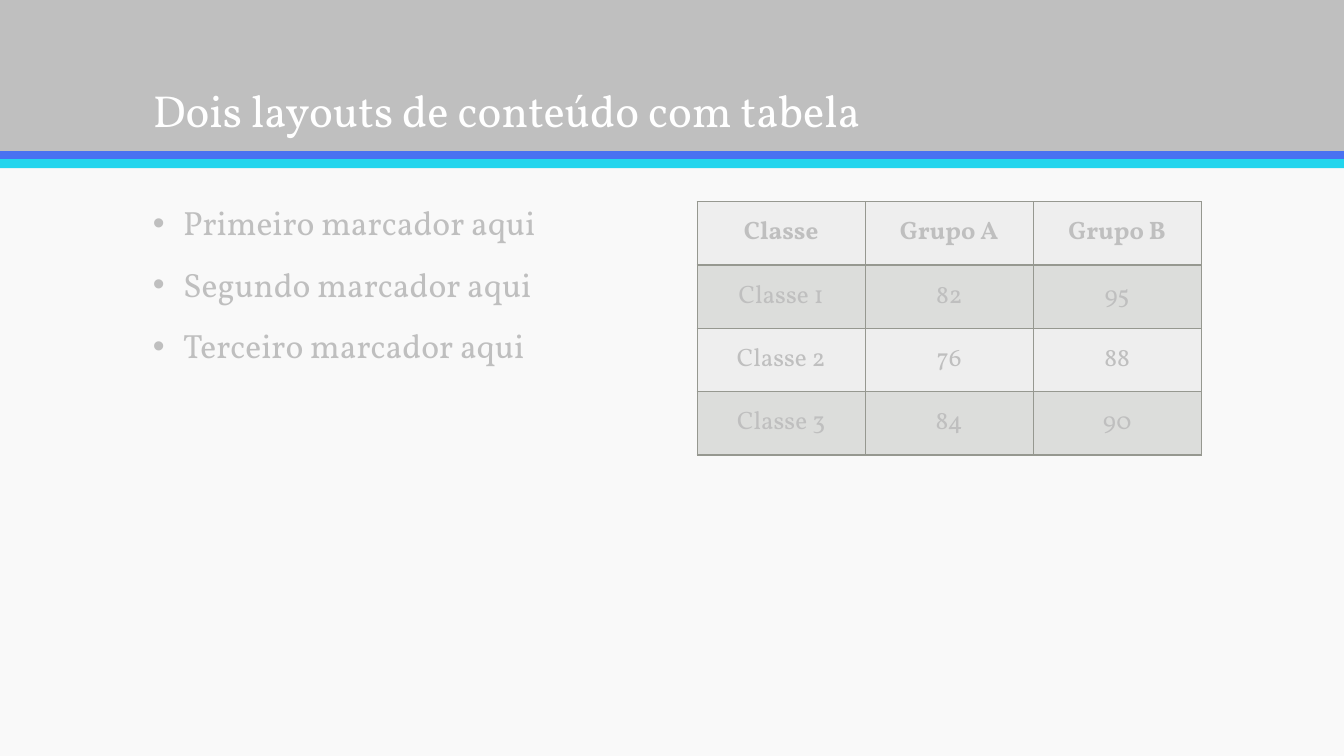
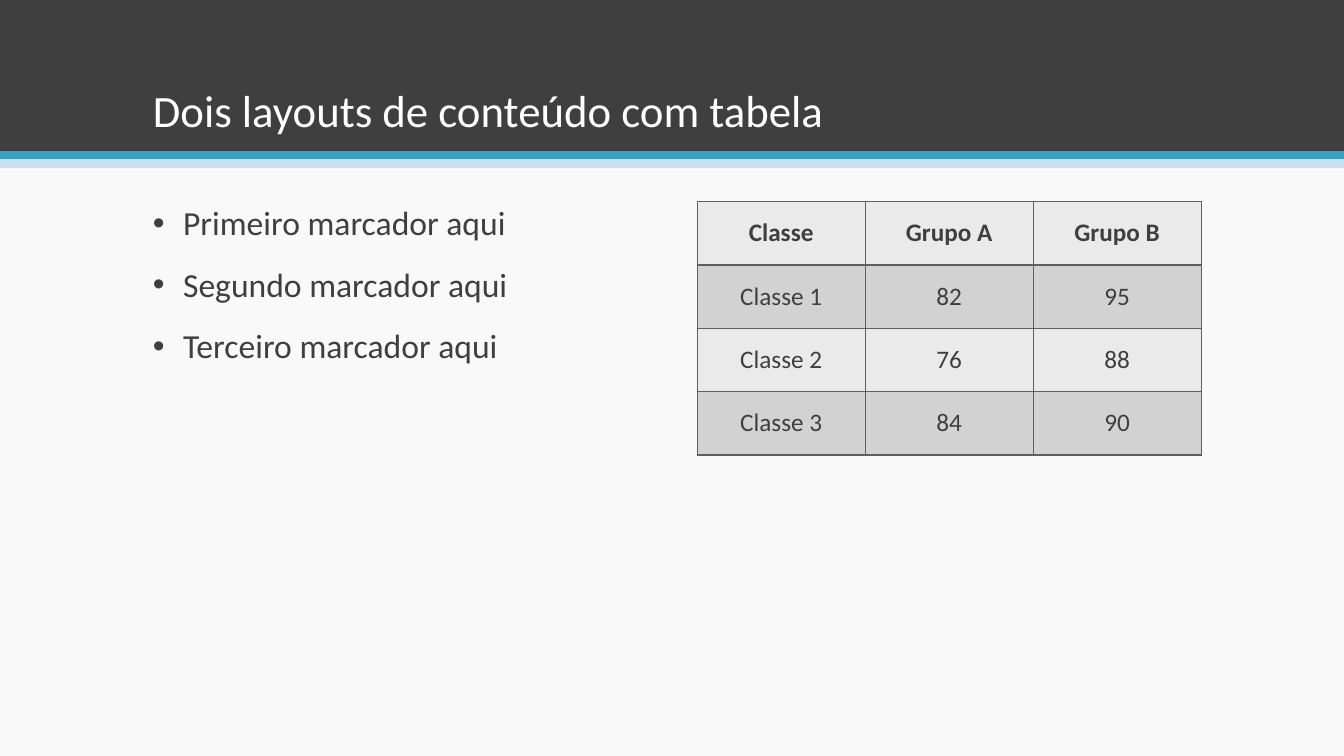
Before and after one commit to esteves-esta/TechHumi, a slide deck: slide 4 of documentacao/PowerPoint.pptx. Drawn at 1344x756 pixels with LibreOffice and Linux fonts; fonts in the diff are those of the drawing. Boxes give left, top, right and bottom in pixels: in the first picture for what was removed or moved away, otherwise in the second. Text is boxed around its words. In the diff, an @@ line names an element or a change of style, - is before the commit and + after.

```diff
--- a/documentacao/PowerPoint.pptx
+++ b/documentacao/PowerPoint.pptx
@@ rectangle at box(0, 0, 1344, 151): fill #BFBFBF to #3F3F3F @@
@@ title "Dois layouts de conteúdo com ..." at box(153, 96, 822, 135): font Vollkorn to Calibri @@
@@ rectangle at box(0, 151, 1344, 160): fill #4971F1 to #34A1C4 @@
@@ rectangle at box(0, 159, 1344, 168): fill #23D5ED to #C7E1F0 @@
@@ text "Primeiro marcador aqui" at box(183, 211, 507, 364): font Vollkorn to Calibri, text colour #BFBFBF to #3F3F3F @@
@@ table at box(698, 202, 1203, 455) @@
@@ fill #EFEFEE to #EAEAEA in 6 cells @@
@@ fill #DDDDDB to #D2D2D2 in 6 cells @@
@@ font Vollkorn to Calibri, text colour #BFBFBF to #3F3F3F @@
@@ borders changed @@
```
Also in this commit, not shown: 9 other slides changed, 2 slides added, 2 slides removed, 4 other files.
